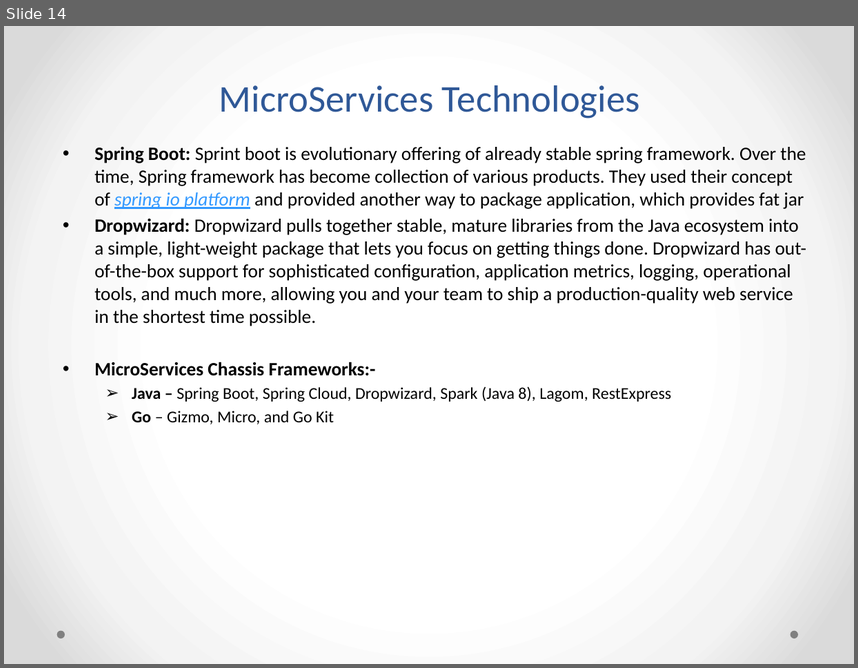
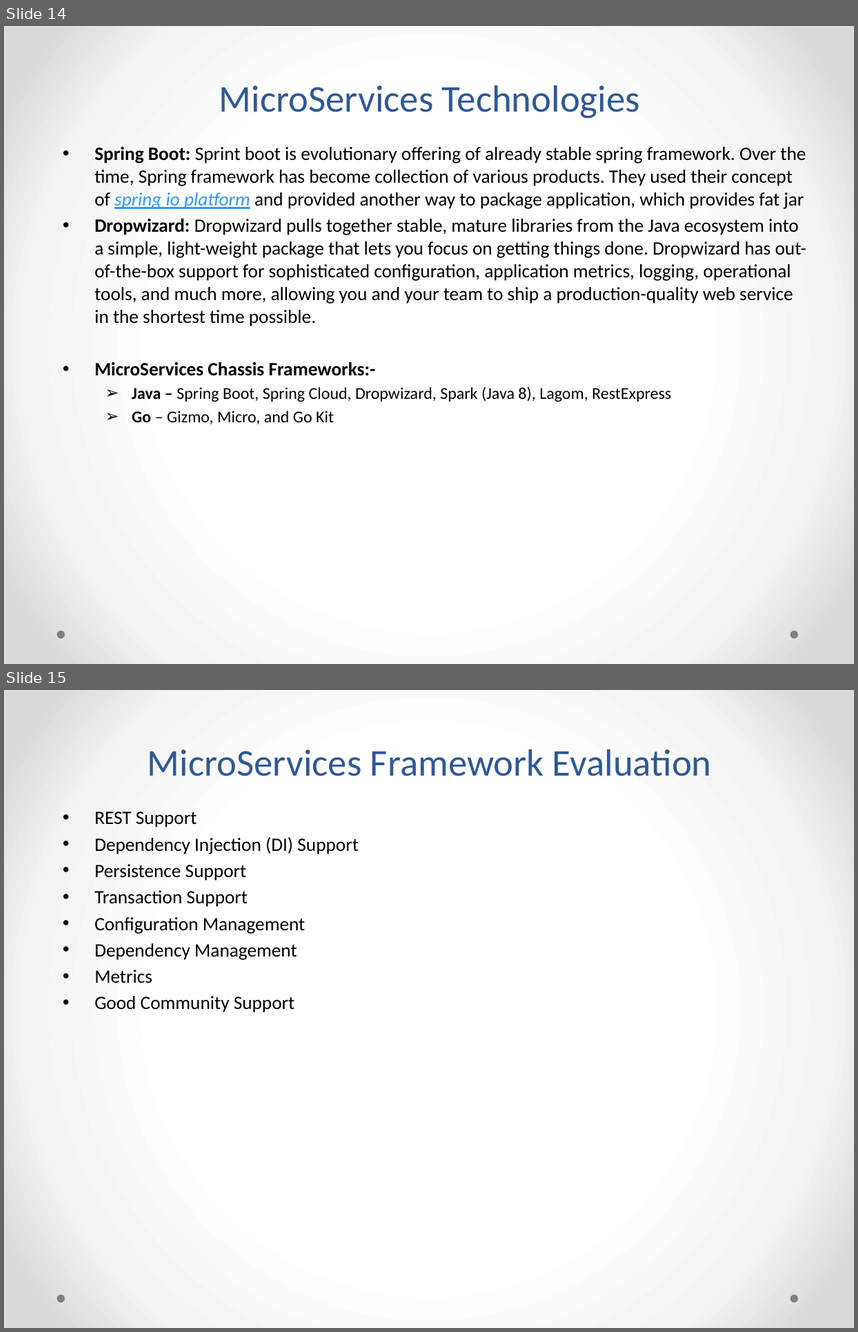
Before and after one commit to notionquest/ProjectDocumentation, a slide deck: MicroServices.pptx. Shown one above the other, each under a label of ours: slide 14 before the commit, slides 14 and 15 after it. The pictures are 858x668 and 858x1332 pixels, drawn with LibreOffice and Linux fonts; fonts in the diff are those of the drawing. Boxes give left, top, right and bottom in pixels: in the first picture for what was removed or moved away, otherwise in the second. Text is boxed around its words. In the diff, an @@ line names an element or a change of style, - is before the commit and + after.

```diff
--- a/MicroServices.pptx
+++ b/MicroServices.pptx
@@ slide 15 added at (4, 690, 854, 1328), background gradient #FFFFFF to #F4F4F4 to #DADADA; not listed: 2 template elements that a slide beside it also shows @@
@@ title added at (148, 749, 712, 776), 32 pt, text #2F5897 @@
+MicroServices Framework Evaluation
@@ text added at (94, 811, 359, 1012), 16 pt, text #000000 @@
+• REST Support
+• Dependency Injection (DI) Support
+• Persistence Support
+• Transaction Support
+• Configuration Management
+• Dependency Management
+• Metrics
+• Good Community Support
```
Also in this commit, not shown: 1 slide changed, 3 other files.
